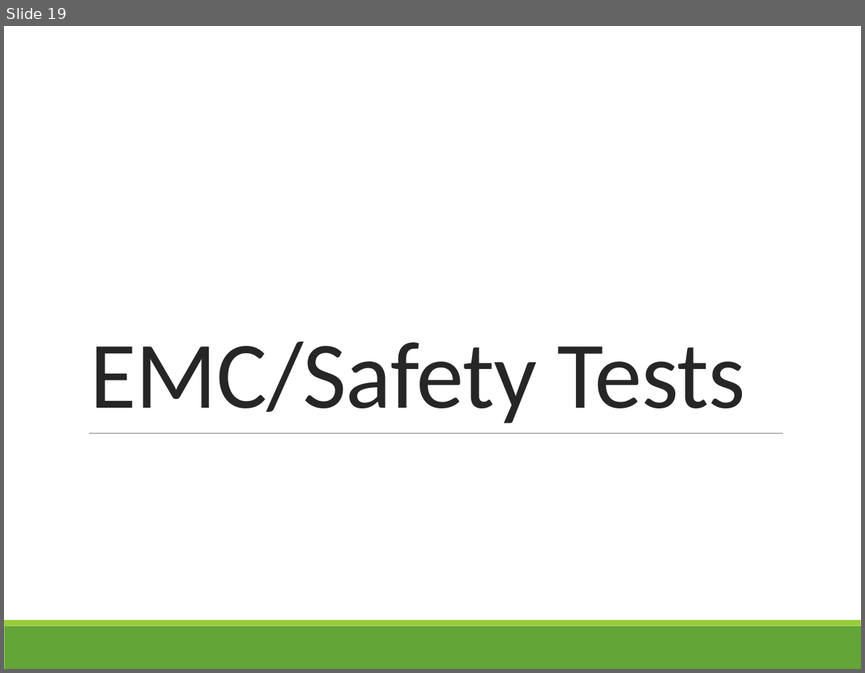
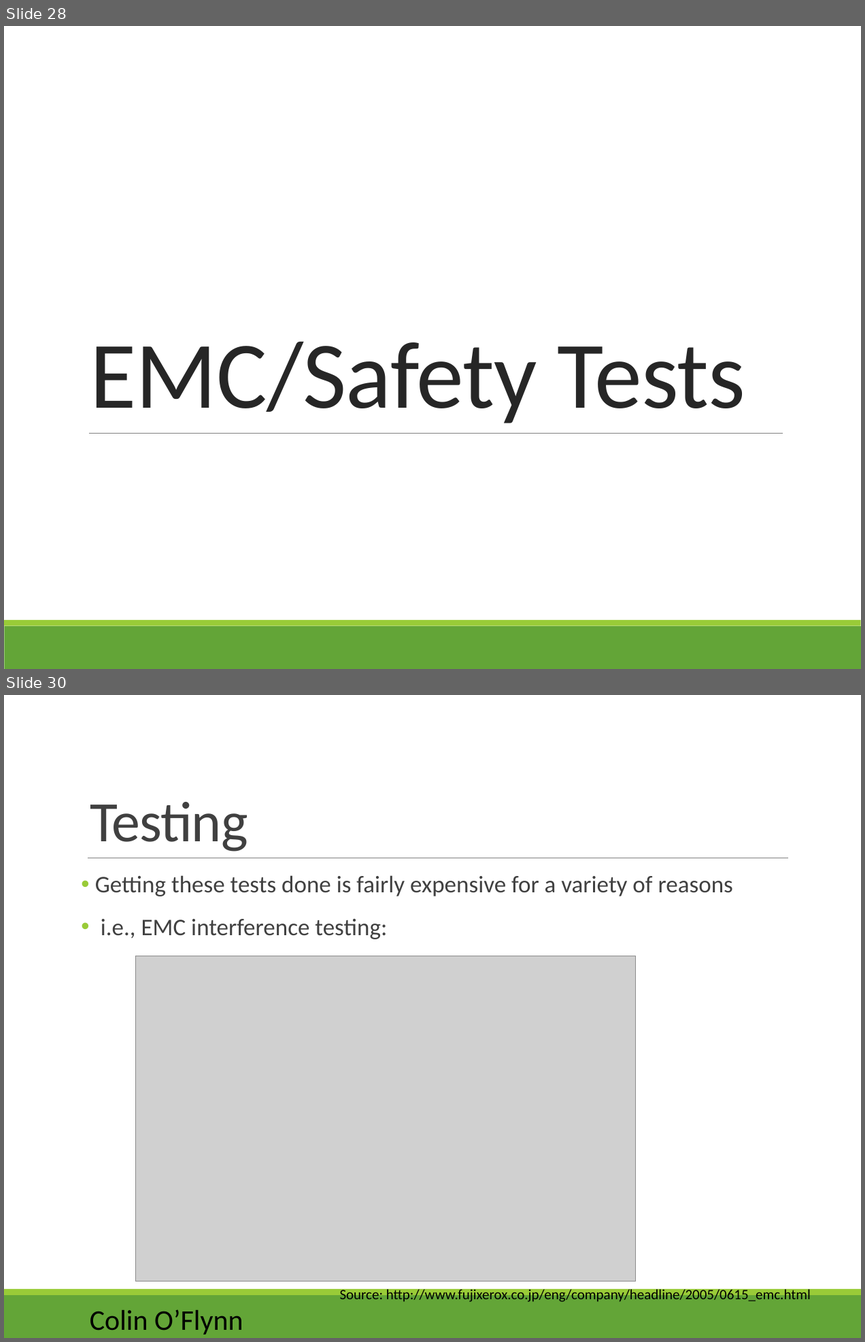
Before and after one commit to colinoflynn/eced3901, a slide deck: 2015/Lectures/ECED 3901 - 03 - Project Managment.pptx. Shown one above the other, each under a label of ours: slide 19 before the commit, slides 28 and 30 after it; the slides between them are not shown. The pictures are 865x673 and 865x1342 pixels, drawn with LibreOffice and Linux fonts; fonts in the diff are those of the drawing; grey boxes stand for pictures. Boxes give left, top, right and bottom in pixels: in the first picture for what was removed or moved away, otherwise in the second. Text is boxed around its words. In the diff, an @@ line names an element or a change of style, - is before the commit and + after.

```diff
--- a/2015/Lectures/ECED 3901 - 03 - Project Managment.pptx
+++ b/2015/Lectures/ECED 3901 - 03 - Project Managment.pptx
@@ slide 30 added at [4, 695, 861, 1338], background #FFFFFF; not listed: 2 template elements that a slide beside it also shows @@
@@ title added at [90, 802, 248, 851], 48 pt, text #404040 @@
+Testing
@@ line added from (88, 858) to (788, 858), #808080 0.5 pt @@
@@ text added at [95, 875, 733, 939], 20 pt, text #404040 @@
+• Getting these tests done is fairly expensive for a variety of reasons
+• i.e., EMC interference testing:
@@ picture added at [136, 955, 636, 1281] @@
@@ text added at [340, 1287, 810, 1302], 12 pt, text #000000 @@
+Source: http://www.fujixerox.co.jp/eng/company/headline/2005/0615_emc.html
@@ text added at [90, 1309, 243, 1334], 24 pt, text #000000 @@
+Colin O’Flynn
@@ what was slide 19 is now slide 28 @@
```
Also in this commit, not shown: 4 slides changed, 12 other slides added, 5 slides removed, 1 other file.
